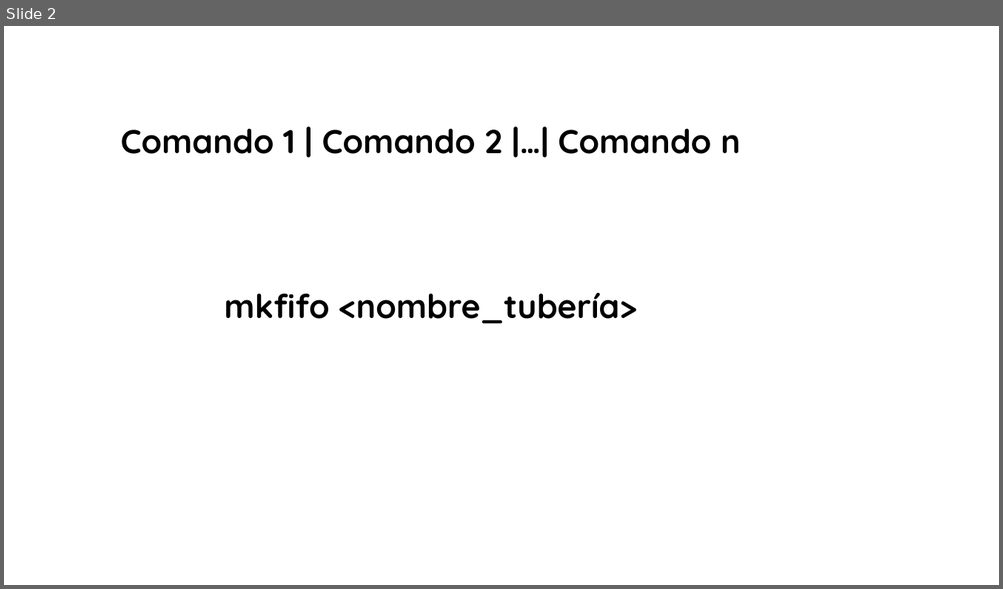
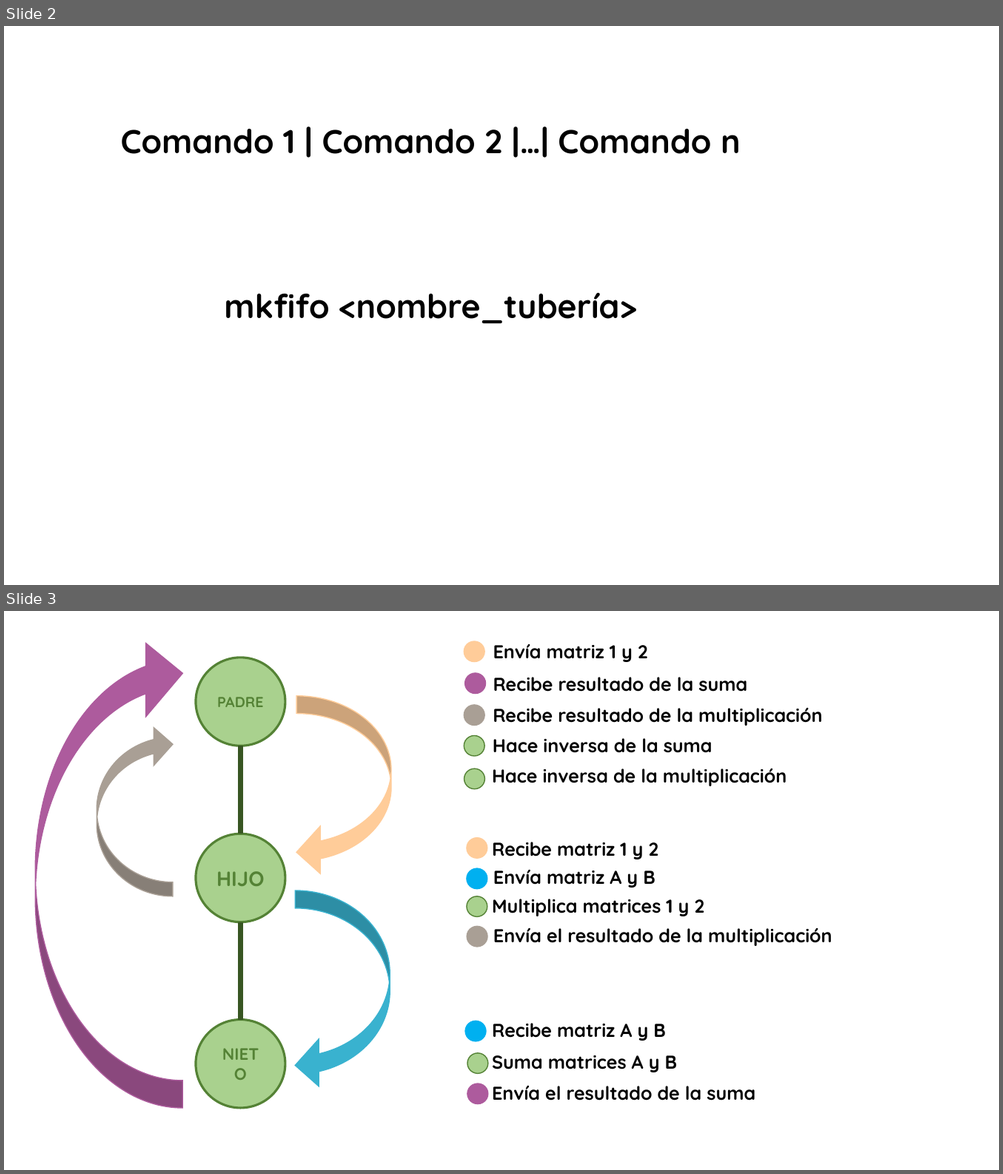
Before and after one commit to brokenerk/Sistemas-Operativos, a slide deck: Practica6/Images.pptx. Shown one above the other, each under a label of ours: slide 2 before the commit, slides 2 and 3 after it. The pictures are 1003x589 and 1003x1174 pixels, drawn with LibreOffice and Linux fonts; fonts in the diff are those of the drawing. Boxes give left, top, right and bottom in pixels: in the first picture for what was removed or moved away, otherwise in the second. Text is boxed around its words. In the diff, an @@ line names an element or a change of style, - is before the commit and + after.

```diff
--- a/Practica6/Images.pptx
+++ b/Practica6/Images.pptx
@@ slide 3 added at (4,611,999,1170), background #FFFFFF @@
@@ curved down arrow added at (35,637,182,1108), fill #AD5B9D, outline #AD5B9D 1 pt @@
@@ ellipse added at (464,641,484,662), fill #FFCC99, outline #FFCC99 1 pt @@
@@ text added at (493,644,648,662), 18 pt, text #000000, bold @@
+Envía matriz 1 y 2
@@ ellipse added at (196,658,285,745), fill #A9D18E, outline #548235 2.25 pt, 14 pt, text #548235, bold @@
+PADRE
@@ ellipse added at (465,673,486,693), fill #AD5B9D, outline #AD5B9D 1 pt @@
@@ text added at (493,677,747,692), 18 pt, text #000000, bold @@
+Recibe resultado de la suma
@@ curved down arrow added at (297,695,392,876), fill #FFCC99, outline #FFCC99 1 pt @@
@@ ellipse added at (464,705,484,725), fill #A99F95, outline #A99F95 1 pt @@
@@ text added at (492,708,822,726), 18 pt, text #000000, bold @@
+Recibe resultado de la multiplicación
@@ curved down arrow added at (96,726,172,897), fill #A99F95, outline #A99F95 1 pt @@
@@ ellipse added at (464,735,484,756), fill #A9D18E, outline #548235 1 pt @@
@@ text added at (492,738,712,753), 18 pt, text #000000, bold @@
+Hace inversa de la suma
@@ line added from (241, 746) to (241, 834), #385723 4.5 pt @@
@@ ellipse added at (464,769,485,789), fill #A9D18E, outline #548235 1 pt @@
@@ text added at (492,769,786,786), 18 pt, text #000000, bold @@
+Hace inversa de la multiplicación
@@ ellipse added at (196,834,285,922), fill #A9D18E, outline #548235 2.25 pt, 20 pt, text #548235, bold @@
+HIJO
@@ ellipse added at (466,838,487,858), fill #FFCC99, outline #FFCC99 1 pt @@
@@ text added at (492,842,659,860), 18 pt, text #000000, bold @@
+Recibe matriz 1 y 2
@@ ellipse added at (466,869,487,889), fill #00B0F0, outline #00B0F0 1 pt @@
@@ text added at (493,869,655,888), 18 pt, text #000000, bold @@
+Envía matriz A y B
@@ curved down arrow added at (295,891,390,1090), fill #39B2CF, outline #39B2CF 1 pt @@
@@ ellipse added at (466,897,487,917), fill #A9D18E, outline #548235 1 pt @@
@@ text added at (492,899,705,917), 18 pt, text #000000, bold @@
+Multiplica matrices 1 y 2
@@ line added from (241, 1020) to (241, 922), #385723 4.5 pt @@
@@ ellipse added at (466,926,487,947), fill #A99F95, outline #A99F95 1 pt @@
@@ text added at (493,928,832,946), 18 pt, text #000000, bold @@
+Envía el resultado de la multiplicación
@@ ellipse added at (196,1020,285,1108), fill #A9D18E, outline #548235 2.25 pt, 16 pt, text #548235, bold @@
+NIETO
@@ ellipse added at (465,1022,486,1042), fill #00B0F0, outline #00B0F0 1 pt @@
@@ text added at (492,1023,666,1041), 18 pt, text #000000, bold @@
+Recibe matriz A y B
@@ ellipse added at (467,1054,488,1073), fill #A9D18E, outline #548235 1 pt @@
@@ text added at (492,1056,677,1073), 18 pt, text #000000, bold @@
+Suma matrices A y B
@@ ellipse added at (467,1084,488,1104), fill #AD5B9D, outline #AD5B9D 1 pt @@
@@ text added at (492,1086,755,1101), 18 pt, text #000000, bold @@
+Envía el resultado de la suma
```
Also in this commit, not shown: 1 other file.
